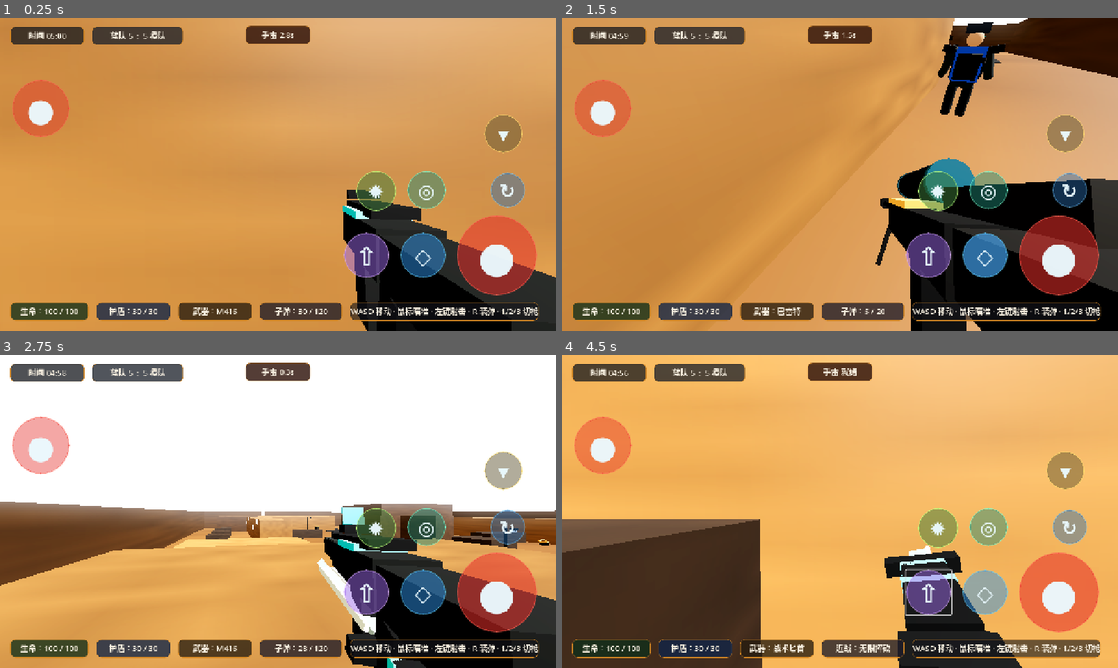
Above: before the commit, frames 1-4 (two rows, left to right).
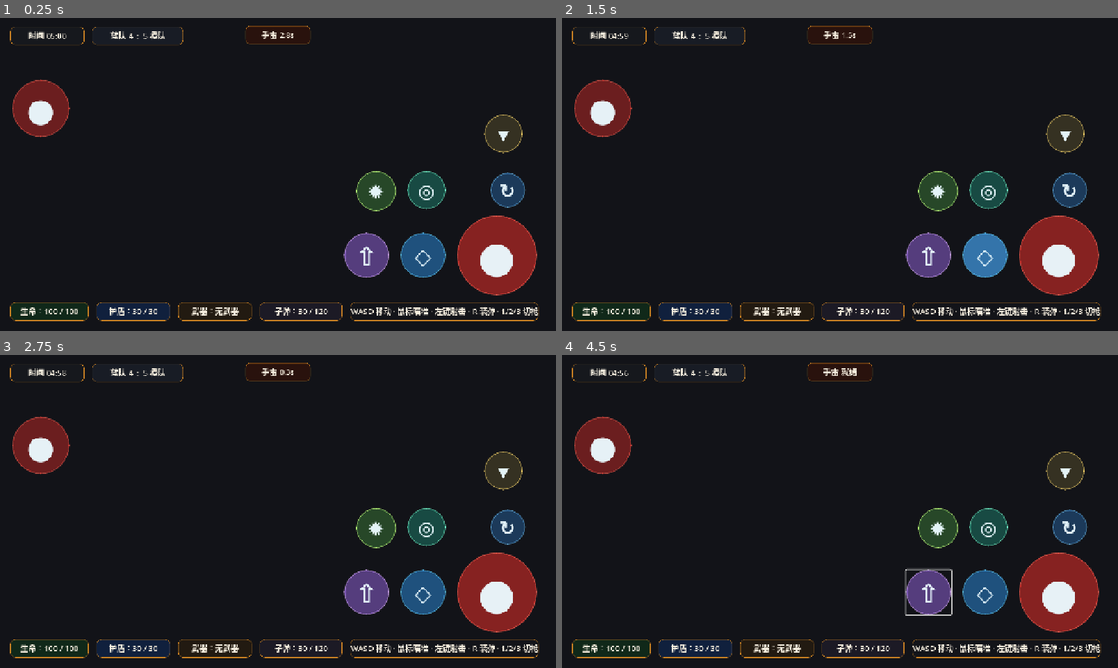
Above: after the commit, the same moments.

Repository: AltenLi/ac_fps_android_game
Game: Godot game, scene res://scenes/game.tscn
Same seed, same stepped clock (60 frames per second), same inputs: the game is played once before the commit and once after it. This scene is started directly instead of the project's main scene.
Inputs (mouse positions are in pixels of both pictures, inside the frame that each line leads up to):
- Up to frame 1 (0.25 s): no input
- Up to frame 2 (1.5 s): click "●" at 0.5 s; click "◇" at 1.25 s
- Up to frame 3 (2.75 s): move the mouse to (305, 511) at 2.02 s; press the mouse at (305, 511) at 2.03 s; hold W (move_forward) from 2.03 s (still down); tap Space (jump) at 2.27, 2.3, 2.57 s
- Up to frame 4 (4.5 s): keep holding W (move_forward); move the mouse to (812, 511) at 2.77 s; release the mouse at (812, 511) at 2.78 s; tap Space (jump) at 2.85, 3.02, 3.32, 3.8 s; click (812, 511) at 3.05 s; move the mouse to (851, 505) at 3.52 s; hold Tab (capture_mouse) 3.53-4.28 s; move the mouse to (834, 517) at 4.27 s; click (834, 517) at 4.35 s

The runs differ from the first frame. In frame 1, 88% of the frame differs, in the area x 0-100%, y 0-100%; in frame 2, 80%; in frame 3, 87%; in frame 4, 91%.
Error after the commit: Parse Error: Cannot infer the type of "n" variable because the value doesn't have a set type. (res://scripts/model_factory.gd:196)

Commit message:
Upgrade materials and refine jump combat feel

Diff:
--- a/scripts/model_factory.gd
+++ b/scripts/model_factory.gd
@@ -125,10 +125,89 @@
 	instance.mesh = mesh
 	instance.position = position
 	instance.rotation_degrees = rotation_deg
-	var mat := StandardMaterial3D.new()
-	mat.albedo_color = color
-	mat.roughness = 0.78
-	mat.metallic = 0.08
-	instance.material_override = mat
+	instance.material_override = _make_premium_material(name, color)
 	parent.add_child(instance)
 	return instance
+
+static func _make_premium_material(part_name: String, color: Color) -> StandardMaterial3D:
+	var mat := StandardMaterial3D.new()
+	var kind := _infer_premium_kind(part_name, color)
+	var display_color := color.lightened(0.08)
+	display_color.s = minf(1.0, display_color.s * 1.08)
+	display_color.a = color.a
+	mat.albedo_color = display_color
+	mat.albedo_texture = _make_premium_texture(part_name, display_color, kind)
+	mat.roughness = 0.58
+	mat.metallic = 0.08
+	match kind:
+		"gunmetal":
+			mat.metallic = 0.72
+			mat.roughness = 0.28
+			mat.emission_enabled = true
+			mat.emission = display_color.darkened(0.72)
+			mat.emission_energy_multiplier = 0.10
+		"armor":
+			mat.metallic = 0.34
+			mat.roughness = 0.38
+			mat.emission_enabled = true
+			mat.emission = display_color.darkened(0.70)
+			mat.emission_energy_multiplier = 0.08
+		"cloth":
+			mat.roughness = 0.88
+		"glass", "lens":
+			mat.metallic = 0.08
+			mat.roughness = 0.12
+			mat.transparency = BaseMaterial3D.TRANSPARENCY_ALPHA
+			var glass_color := display_color
+			glass_color.a = minf(glass_color.a, 0.72)
+			mat.albedo_color = glass_color
+			mat.emission_enabled = true
+			mat.emission = display_color
+			mat.emission_energy_multiplier = 0.42
+		"edge", "glow":
+			mat.roughness = 0.24
+			mat.emission_enabled = true
+			mat.emission = display_color
+			mat.emission_energy_multiplier = 1.65
+	return mat
+
+static func _infer_premium_kind(part_name: String, color: Color) -> String:
+	var lower := part_name.to_lower()
+	if lower.contains("glass") or lower.contains("lens") or lower.contains("visor") or lower.contains("sight"):
+		return "lens"
+	if lower.contains("stripe") or lower.contains("core") or lower.contains("glow"):
+		return "glow"
+	if lower.contains("blade") or lower.contains("edge") or lower.contains("point"):
+		return "edge"
+	if lower.contains("helmet") or lower.contains("vest") or lower.contains("plate") or lower.contains("pad") or lower.contains("boot"):
+		return "armor"
+	if lower.contains("receiver") or lower.contains("barrel") or lower.contains("rail") or lower.contains("muzzle") or lower.contains("stock") or lower.contains("magazine") or lower.contains("grip") or lower.contains("guard") or lower.contains("pommel") or color.v < 0.18:
+		return "gunmetal"
+	if lower.contains("arm") or lower.contains("leg") or lower.contains("torso") or lower.contains("pelvis"):
+		return "cloth"
+	return "armor"
+
+static func _make_premium_texture(part_name: String, color: Color, kind: String) -> Texture2D:
+	var image := Image.create(48, 48, false, Image.FORMAT_RGBA8)
+	var name_hash := float(part_name.hash() & 1023) * 0.013
+	for y in range(48):
+		for x in range(48):
+			var seed_value := sin(float(x) * 18.27 + float(y) * 41.13 + name_hash + color.r * 31.0 + color.g * 57.0 + color.b * 73.0) * 43758.5453
+			var n := seed_value - floor(seed_value)
+			var grain := (n - 0.5) * 0.18
+			match kind:
+				"gunmetal":
+					grain += (0.18 if x % 12 == 0 or y % 12 == 0 else -0.02)
+					grain += (0.08 if abs(x - y) % 17 == 0 else 0.0)
+				"armor":
+					grain += (0.12 if (x / 8 + y / 8) % 2 == 0 else -0.04)
+				"cloth":
+					grain += (0.10 if x % 5 < 2 else -0.04)
+					grain += (0.06 if y % 7 < 2 else 0.0)
+				"lens", "glass":
+					grain += (0.22 if abs(x - y) < 3 or x % 16 == 0 else -0.02)
+				"edge", "glow":
+					grain += (0.18 if x % 6 < 2 else 0.04)
+			var factor := clampf(1.0 + grain, 0.62, 1.48)
+			image.set_pixel(x, y, Color(clampf(color.r * factor, 0.0, 1.0), clampf(color.g * factor, 0.0, 1.0), clampf(color.b * factor, 0.0, 1.0), color.a))
+	return ImageTexture.create_from_image(image)
--- a/scripts/player_controller.gd
+++ b/scripts/player_controller.gd
@@ -43,6 +43,8 @@
 var current_weapon_model: Node3D
 var _weapon_switch_tween: Tween
 var _weapon_fire_tween: Tween
+var _jump_motion_tween: Tween
+var _jump_kick := 0.0
 var _last_weapon_switch_msec := -1000000
 var _pitch := 0.0
 var _dead := false
@@ -73,6 +75,9 @@
 	if _weapon_fire_tween != null and _weapon_fire_tween.is_valid():
 		_weapon_fire_tween.kill()
 	_weapon_fire_tween = null
+	if _jump_motion_tween != null and _jump_motion_tween.is_valid():
+		_jump_motion_tween.kill()
+	_jump_motion_tween = null
 
 func setup(manager: MatchManager, new_team: String) -> void:
 	match_manager = manager
@@ -125,9 +130,11 @@
 	if is_on_floor():
 		velocity.y = sqrt(2.0 * gravity * MOBILE_JUMP_HEIGHT)
 		_air_jumps_used = 0
+		_play_jump_motion(false)
 	elif _air_jumps_used < 1:
 		velocity.y = sqrt(2.0 * gravity * SECOND_JUMP_HEIGHT)
 		_air_jumps_used += 1
+		_play_jump_motion(true)
 
 func mobile_toggle_scope() -> void:
 	if can_accept_mobile_input():
@@ -285,7 +292,7 @@
 	_bob_prev_sin = bob_sin
 	var bob_y := bob_sin * 0.018
 	var bob_x := cos(_bob_time * 0.5) * 0.009
-	weapon_holder.position = Vector3(0.38 + bob_x, -0.24 + bob_y, -0.72)
+	weapon_holder.position = Vector3(0.38 + bob_x, -0.24 + bob_y - _jump_kick * 0.08, -0.72 - _jump_kick * 0.11)
 
 func _apply_movement(delta: float) -> void:
 	var gravity := float(ProjectSettings.get_setting("physics/3d/default_gravity"))
@@ -294,11 +301,13 @@
 	elif Input.is_action_just_pressed("jump"):
 		velocity.y = JUMP_VELOCITY
 		_air_jumps_used = 0
+		_play_jump_motion(false)
 	else:
 		_air_jumps_used = 0
 	if not is_on_floor() and Input.is_action_just_pressed("jump") and _air_jumps_used < 1:
 		velocity.y = sqrt(2.0 * gravity * SECOND_JUMP_HEIGHT)
 		_air_jumps_used += 1
+		_play_jump_motion(true)
 	var input_dir := Input.get_vector("move_left", "move_right", "move_forward", "move_backward")
 	if mobile_move.length() > 0.05:
 		input_dir = mobile_move
@@ -411,13 +420,28 @@
 	_weapon_switch_tween = create_tween()
 	_weapon_switch_tween.set_parallel(true)
 	if old_model != null and is_instance_valid(old_model):
-		_weapon_switch_tween.tween_property(old_model, "position", old_model.position + Vector3(-0.08, -0.32, 0.16), 0.12).set_trans(Tween.TRANS_CUBIC).set_ease(Tween.EASE_IN)
-		_weapon_switch_tween.tween_property(old_model, "rotation_degrees", old_model.rotation_degrees + Vector3(12.0, 18.0, -8.0), 0.12).set_trans(Tween.TRANS_CUBIC).set_ease(Tween.EASE_IN)
-		_weapon_switch_tween.tween_property(old_model, "scale", old_model.scale * 0.88, 0.12).set_trans(Tween.TRANS_CUBIC).set_ease(Tween.EASE_IN)
+		_weapon_switch_tween.tween_property(old_model, "position", old_model.position + Vector3(-0.16, -0.42, 0.26), 0.11).set_trans(Tween.TRANS_CUBIC).set_ease(Tween.EASE_IN)
+		_weapon_switch_tween.tween_property(old_model, "rotation_degrees", old_model.rotation_degrees + Vector3(18.0, 34.0, -14.0), 0.11).set_trans(Tween.TRANS_CUBIC).set_ease(Tween.EASE_IN)
+		_weapon_switch_tween.tween_property(old_model, "scale", old_model.scale * 0.82, 0.11).set_trans(Tween.TRANS_CUBIC).set_ease(Tween.EASE_IN)
 		_weapon_switch_tween.tween_callback(_queue_free_if_valid.bind(old_model)).set_delay(0.12)
+	new_model.position = Vector3(0.18, -0.38, 0.22)
+	new_model.rotation_degrees = base_rotation + Vector3(22.0, -42.0, 18.0)
+	new_model.scale = base_scale * 0.86
 	_weapon_switch_tween.tween_property(new_model, "position", Vector3.ZERO, WEAPON_SWITCH_ANIM_TIME).set_trans(Tween.TRANS_BACK).set_ease(Tween.EASE_OUT)
 	_weapon_switch_tween.tween_property(new_model, "rotation_degrees", base_rotation, WEAPON_SWITCH_ANIM_TIME).set_trans(Tween.TRANS_BACK).set_ease(Tween.EASE_OUT)
 	_weapon_switch_tween.tween_property(new_model, "scale", base_scale, WEAPON_SWITCH_ANIM_TIME).set_trans(Tween.TRANS_BACK).set_ease(Tween.EASE_OUT)
+
+func _play_jump_motion(second_jump: bool) -> void:
+	if _jump_motion_tween != null and _jump_motion_tween.is_valid():
+		_jump_motion_tween.kill()
+	_jump_kick = 1.0 if second_jump else 0.72
+	if camera != null:
+		camera.fov = minf(BASE_CAMERA_FOV + (5.0 if second_jump else 3.0), BASE_CAMERA_FOV + 5.0)
+	_jump_motion_tween = create_tween()
+	_jump_motion_tween.set_parallel(true)
+	_jump_motion_tween.tween_property(self, "_jump_kick", 0.0, 0.34 if second_jump else 0.26).set_trans(Tween.TRANS_CUBIC).set_ease(Tween.EASE_OUT)
+	if camera != null:
+		_jump_motion_tween.tween_property(camera, "fov", _target_fov, 0.18).set_trans(Tween.TRANS_SINE).set_ease(Tween.EASE_OUT)
 
 func _queue_free_if_valid(node: Node) -> void:
 	if node != null and is_instance_valid(node) and not node.is_queued_for_deletion():
--- a/scripts/weapon_system.gd
+++ b/scripts/weapon_system.gd
@@ -136,7 +136,9 @@
 		SoundManager.play_shot(weapon.weapon_id, shot_position, true)
 	weapon_fired.emit(weapon.weapon_id)
 	_emit_ammo_changed()
-	if weapon.is_projectile:
+	if is_melee:
+		_fire_melee(weapon, origin, direction.normalized(), shooter, enemy_team)
+	elif weapon.is_projectile:
 		_spawn_projectile(weapon, origin, direction.normalized(), shooter, enemy_team)
 	else:
 		var tracer_from := visual_origin if visual_origin != Vector3.ZERO else origin
@@ -182,6 +184,24 @@
 
 func _is_current_weapon_melee() -> bool:
 	return not weapons.is_empty() and weapons[current_index].weapon_id == "knife"
+
+func _fire_melee(weapon: WeaponConfig, origin: Vector3, direction: Vector3, shooter: Node3D, enemy_team: String) -> void:
+	var space := shooter.get_world_3d().direct_space_state
+	var end_point := origin + direction * weapon.range
+	var query := PhysicsRayQueryParameters3D.create(origin, end_point)
+	query.collide_with_areas = true
+	query.collide_with_bodies = true
+	if shooter is CollisionObject3D:
+		query.exclude = [(shooter as CollisionObject3D).get_rid()]
+	var hit := space.intersect_ray(query)
+	if hit.is_empty():
+		return
+	var health := _find_health(hit.get("collider"))
+	if health != null and health.team == enemy_team:
+		var damage := _get_effective_damage(weapon, shooter)
+		health.apply_damage(damage, shooter, weapon.weapon_id)
+		enemy_hit.emit()
+		damage_dealt.emit(damage, hit.get("position") as Vector3)
 
 func _fire_hitscan(weapon: WeaponConfig, origin: Vector3, direction: Vector3, shooter: Node3D, enemy_team: String, tracer_from: Vector3 = Vector3.ZERO) -> void:
 	var spread_dir := _spread_direction(direction, weapon.spread_angle)
--- a/tests/test_map_registry.gd
+++ b/tests/test_map_registry.gd
@@ -54,6 +54,12 @@
 	t.is_true(base_source.contains("func _improve_material_color"), "地图材质应通过公共入口改善颜色")
 	t.is_true(base_source.contains("MATERIAL_TEXTURE_CONTRAST := 1.2"), "地图纹理应进一步增强细节对比")
 
+	var model_source := FileAccess.get_file_as_string("res://scripts/model_factory.gd")
+	t.is_true(model_source.contains("func _make_premium_material"), "Characters and weapons should use premium procedural materials")
+	t.is_true(model_source.contains("func _make_premium_texture"), "Characters and weapons should include high-detail textures")
+	t.is_true(model_source.contains("mat.metallic = 0.72"), "Gun metal should have a stronger metallic finish")
+	t.is_true(model_source.contains("mat.emission_energy_multiplier = 1.65"), "Highlighted parts should have premium glow")
+
 	var night_source := FileAccess.get_file_as_string("res://scripts/night_city_map.gd")
 	t.is_true(night_source.contains("NightMainRoad"), "夜城应有黑色主路而不是只换颜色")
 	t.is_true(night_source.contains("HoloBillboardCyan"), "夜城应有发光全息广告牌")
--- a/tests/test_mobile_controls.gd
+++ b/tests/test_mobile_controls.gd
@@ -30,8 +30,11 @@
 	t.is_true(player_text.contains("const SECOND_JUMP_HEIGHT := 2.7"), "Second jump height should be about one and a half people")
 	t.is_true(player_text.contains("const MOBILE_JUMP_HEIGHT := JUMP_HEIGHT"), "Mobile jump height should match desktop")
 	t.is_true(player_text.contains("_air_jumps_used < 1"), "Player should support one extra air jump")
+	t.is_true(player_text.contains("not is_on_floor() and Input.is_action_just_pressed(\"jump\")"), "Second jump should require pressing jump again while airborne")
+	t.is_true(player_text.contains("_play_jump_motion(true)"), "Second jump should play a stronger first-person jump animation")
 	t.is_true(player_text.contains("if input_dir.length() > 0.01:"), "Air movement should continue to accept input")
 	t.is_true(player_text.contains("SCOPE_ZOOM_LEVELS := [1.0, 2.5, 5.0]"), "Guns should support 2.5x and 5.0x aim zoom")
+	t.is_true(player_text.contains("_scope_index = (_scope_index + 1) % SCOPE_ZOOM_LEVELS.size()"), "Scope button should cycle 2.5x, 5.0x, then close")
 	t.is_true(player_text.contains("signal player_scope_changed(active: bool, weapon_id: String)"), "Player should notify HUD when scope state changes")
 	t.is_true(hud_text.contains("_scope_overlay"), "HUD should include a scope overlay")
 	t.is_true(hud_text.contains("weapon_id == \"barrett\""), "Barrett should use scope overlay when aiming")
@@ -71,6 +74,7 @@
 	t.is_true(mobile_text.contains("WEAPON_BUTTON_DEBOUNCE_MSEC"), "Weapon button should debounce taps")
 	t.is_true(player_text.contains("func _play_weapon_switch_animation"), "First-person weapon switching should be animated")
 	t.is_true(player_text.contains("TRANS_BACK"), "Weapon switch animation should have a snap-back feel")
+	t.is_true(player_text.contains("func _play_jump_motion(second_jump: bool)"), "Jumping should have high quality first-person motion feedback")
 	t.is_true(player_text.contains("func can_accept_mobile_input()"), "Player should expose mobile input state")
 	t.is_true(player_text.contains("not _dead") and player_text.contains("match_manager.match_over"), "Dead or finished matches should reject mobile combat input")
 
--- a/tests/test_weapon_configs.gd
+++ b/tests/test_weapon_configs.gd
@@ -8,6 +8,8 @@
 
 func run(t) -> void:
 	var weapon_system_source := FileAccess.get_file_as_string("res://scripts/weapon_system.gd")
+	t.is_true(weapon_system_source.contains("if is_melee:\n\t\t_fire_melee"), "Knife should use melee hit detection instead of spawning bullets")
+	t.is_true(weapon_system_source.contains("func _fire_melee"), "Weapon system should keep knife strikes separate from gun traces")
 	t.is_true(weapon_system_source.contains("ENEMY_DAMAGE_REDUCTION := 8.0"), "Enemy damage should be reduced by 8")
 	t.is_true(weapon_system_source.contains("team\", \"\")) == \"orange\""), "Damage reduction should only affect orange enemies")
 	t.is_true(weapon_system_source.contains("resources/weapons/knife.tres"), "Weapon loadout should include the tactical knife")
